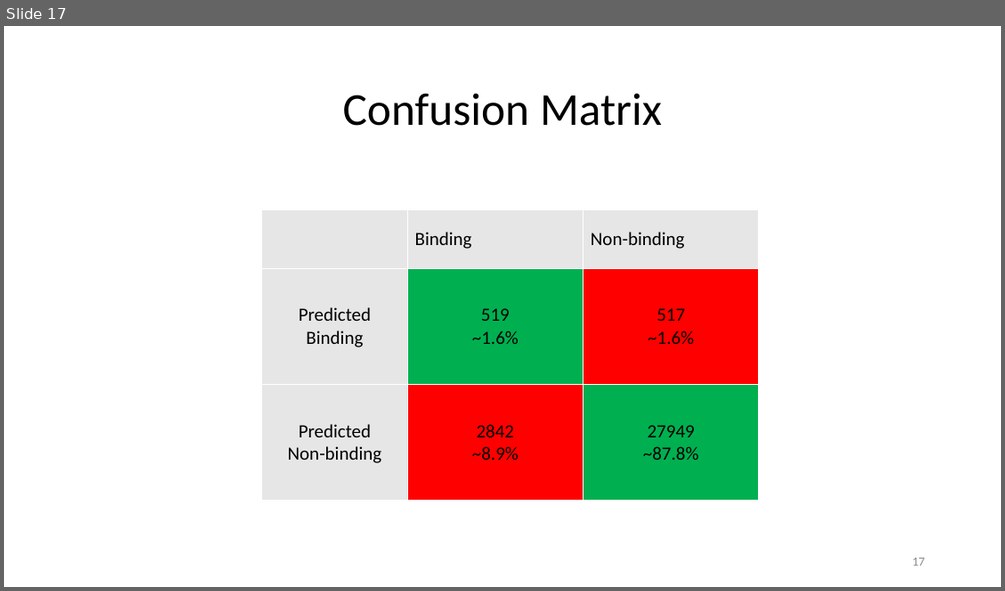
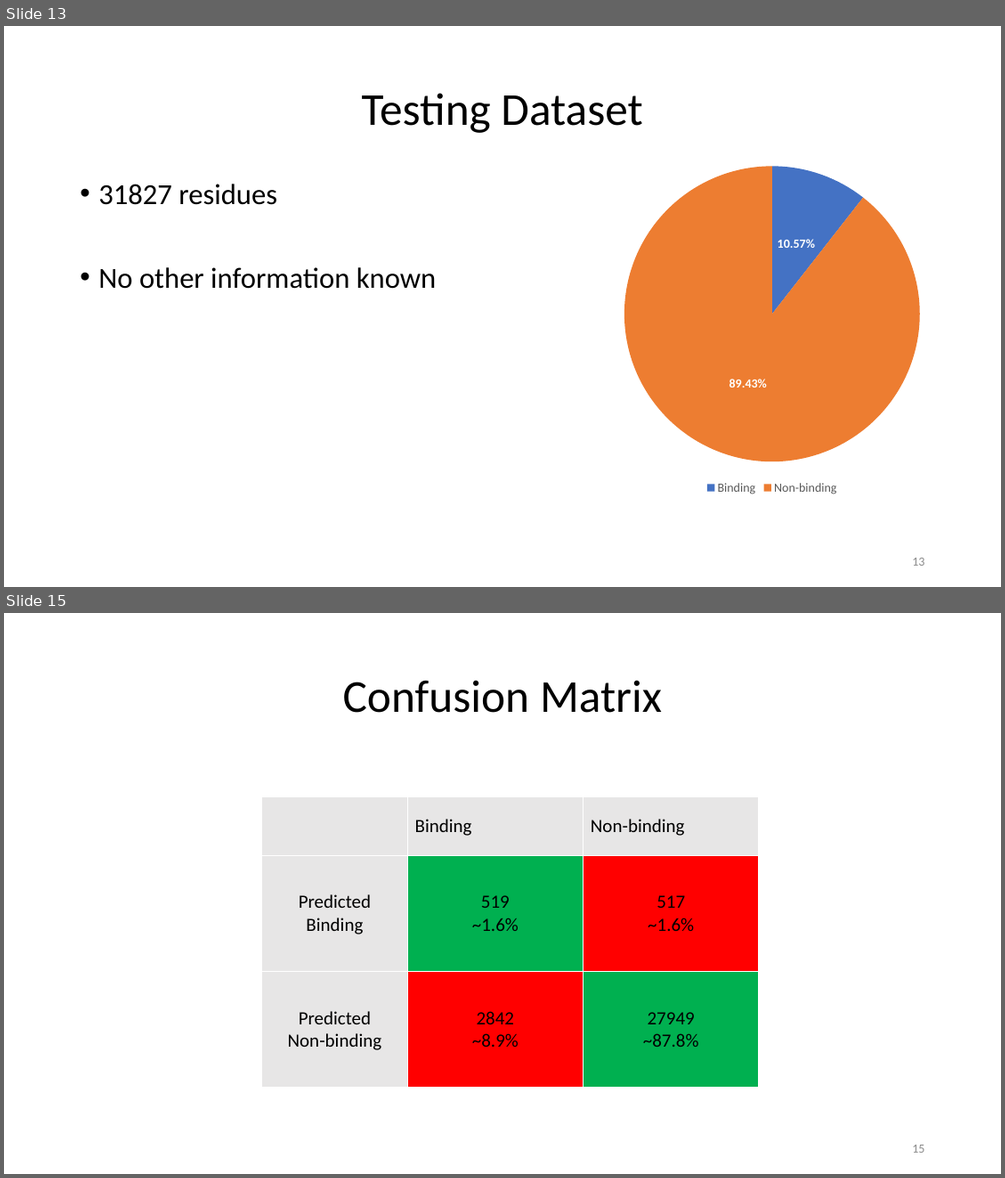
Before and after one commit to paulhager/ProteinPrediction1, a slide deck: BLOSUMscoresComparedToSingleSNAPscores.pptx. Shown one above the other, each under a label of ours: slide 17 before the commit, slides 13 and 15 after it; the slides between them are not shown. The pictures are 1005x591 and 1005x1178 pixels, drawn with LibreOffice and Linux fonts; fonts in the diff are those of the drawing; background and template pictures are left out. Boxes give left, top, right and bottom in pixels: in the first picture for what was removed or moved away, otherwise in the second. Text is boxed around its words. In the diff, an @@ line names an element or a change of style, - is before the commit and + after.

```diff
--- a/BLOSUMscoresComparedToSingleSNAPscores.pptx
+++ b/BLOSUMscoresComparedToSingleSNAPscores.pptx
@@ slide 13 added at [4,26,1001,587], background #FFFFFF @@
@@ title added at [362,93,642,133], 44 pt, text #000000 @@
+Testing Dataset
@@ pie chart added at [510,156,1001,499] @@
+categories: Binding, Non-binding
+Series 1: 10.57, 89.43
@@ text added at [98,184,437,289], 28 pt, text #000000 @@
+• 31827 residues
+• No other information known
@@ page number added at [912,557,924,565], 12 pt, text #8C8C8C @@
+13
@@ what was slide 17 is now slide 15 @@
@@ page number at [912,1144,924,1152]: text changed @@
-17
+15
```
Also in this commit, not shown: 3 slides changed, 2 other slides added, 5 slides removed, 1 other file.
